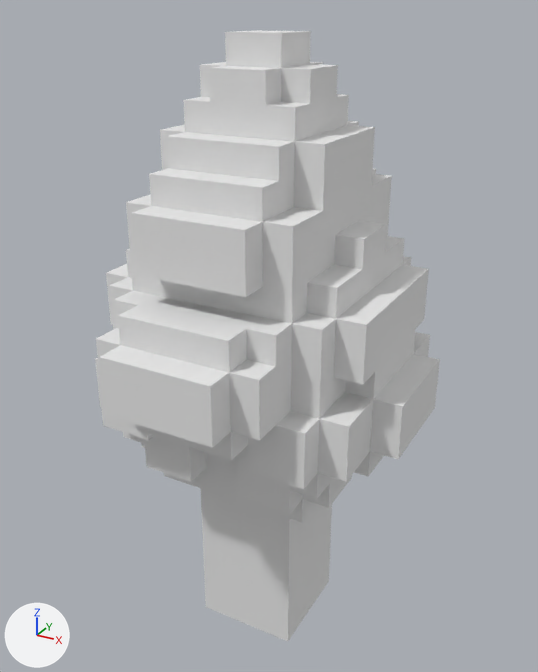
A saved change to the OBJ model SourceCode/1. Introduction & Curriculum/Resources/Models/SmallTree2/SmallTree2.obj.
Before and after are seen from a 50 mm camera at (12.4, -22.5, 23.7) aimed at (-0.2, 0.3, 12.3). The axes (+X, +Y, +Z) are drawn at lower left. The lights are the same throughout. Where no turn or scale is listed for an object, it has been applied to the vertices.

Objects in the first picture: 'SmallTree2'.
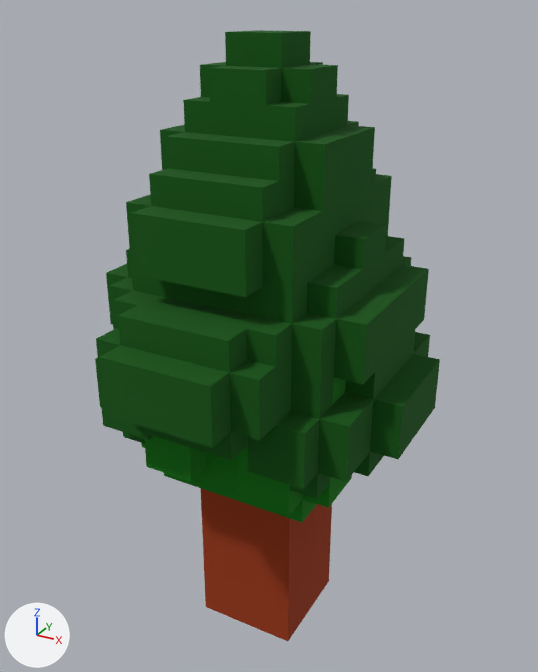
The change in detail:
Picture 'SmallTree2.png' (img_smalltree2_png) is new.
In material 'palette' (mat_palette), base_color is no longer (0.8, 0.8, 0.8), white #e7e7e7.
In material 'palette' (mat_palette), texture is now set to img_smalltree2_png.

Boxes [x1, y1, x2, y2] around the edits, measured in the pictures (538 x 672 px):
'SmallTree2', surface changed (grey to green)
    both: [95, 30, 440, 641]
